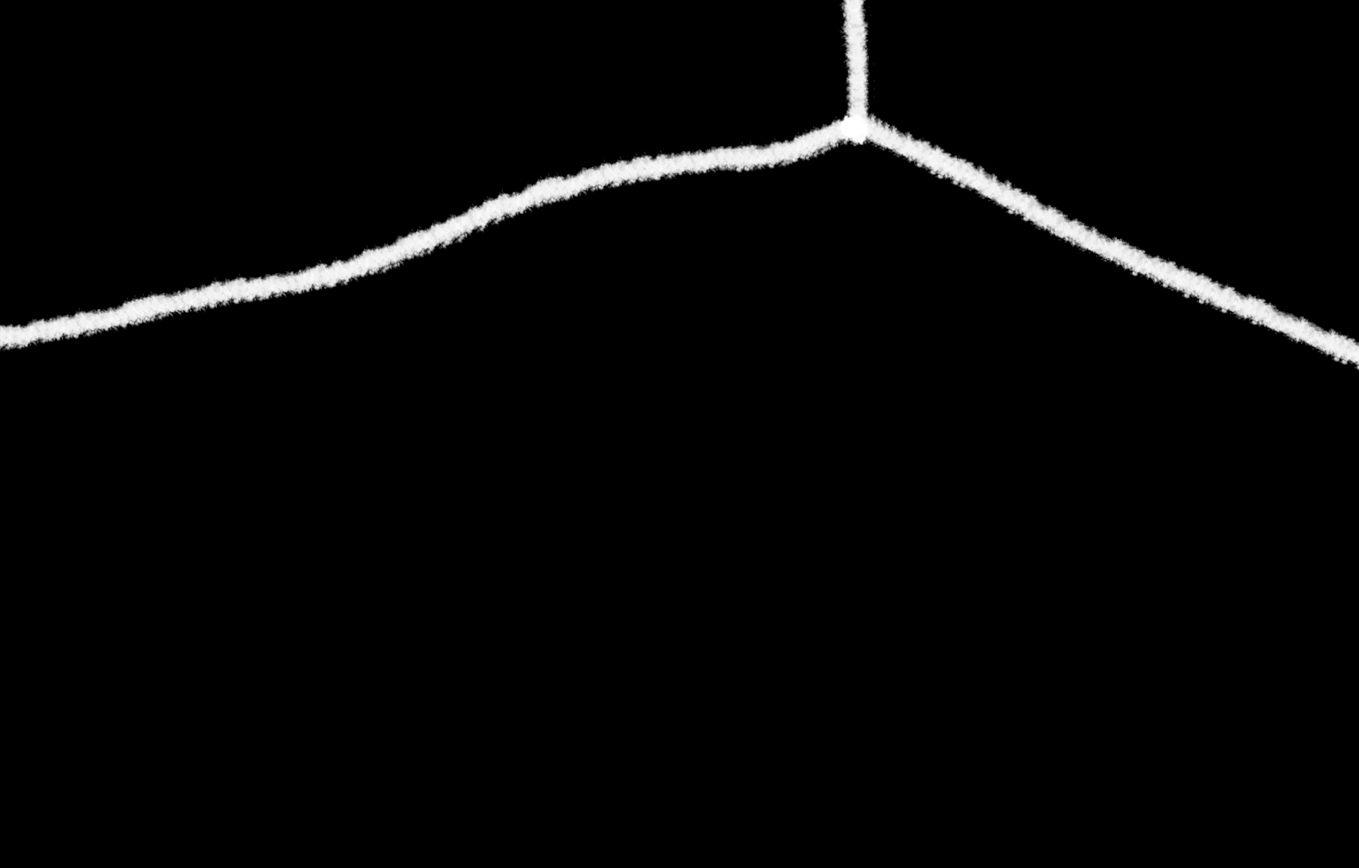
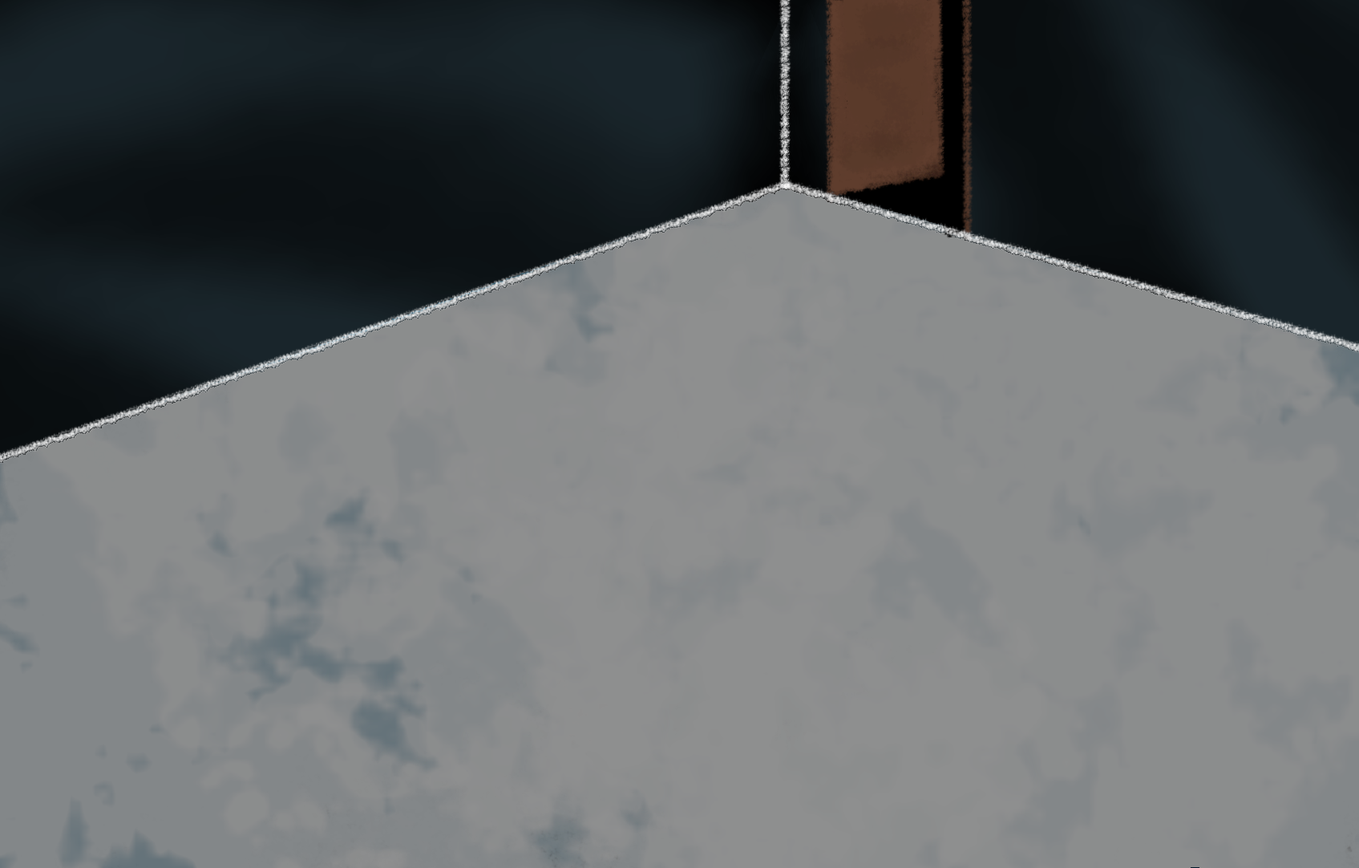
The second 1359 × 868 image is a revision of the first. Changes to its layers:
added layer "Layer #2" above "Layer #3" over [0, 0, 1359, 466]
added layer "Layer #3" above "Pasted Layer" over [3, 0, 1359, 868]
painted on "Pasted Layer" over [0, 0, 1359, 868]
added layer "Layer" above "Layer #1" over [0, 0, 1359, 692]
added layer "Layer #1" over [0, 0, 1359, 868]
